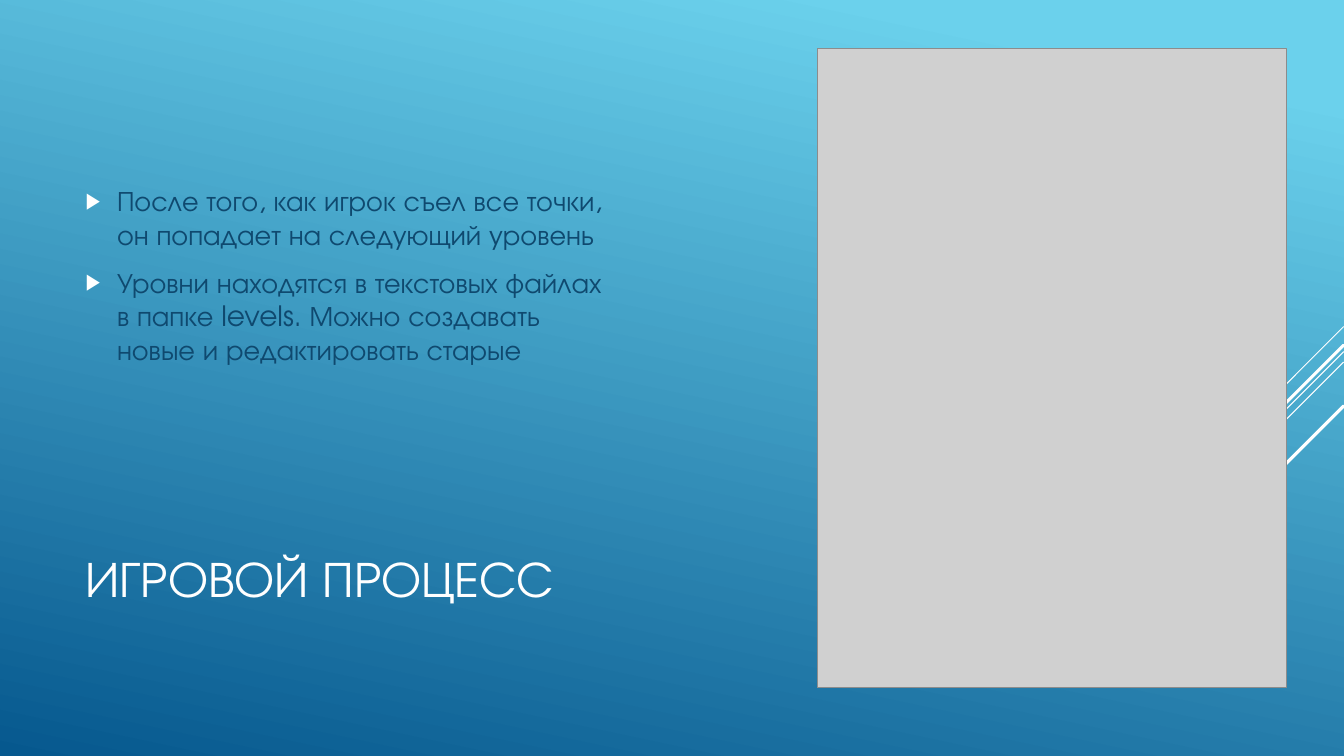
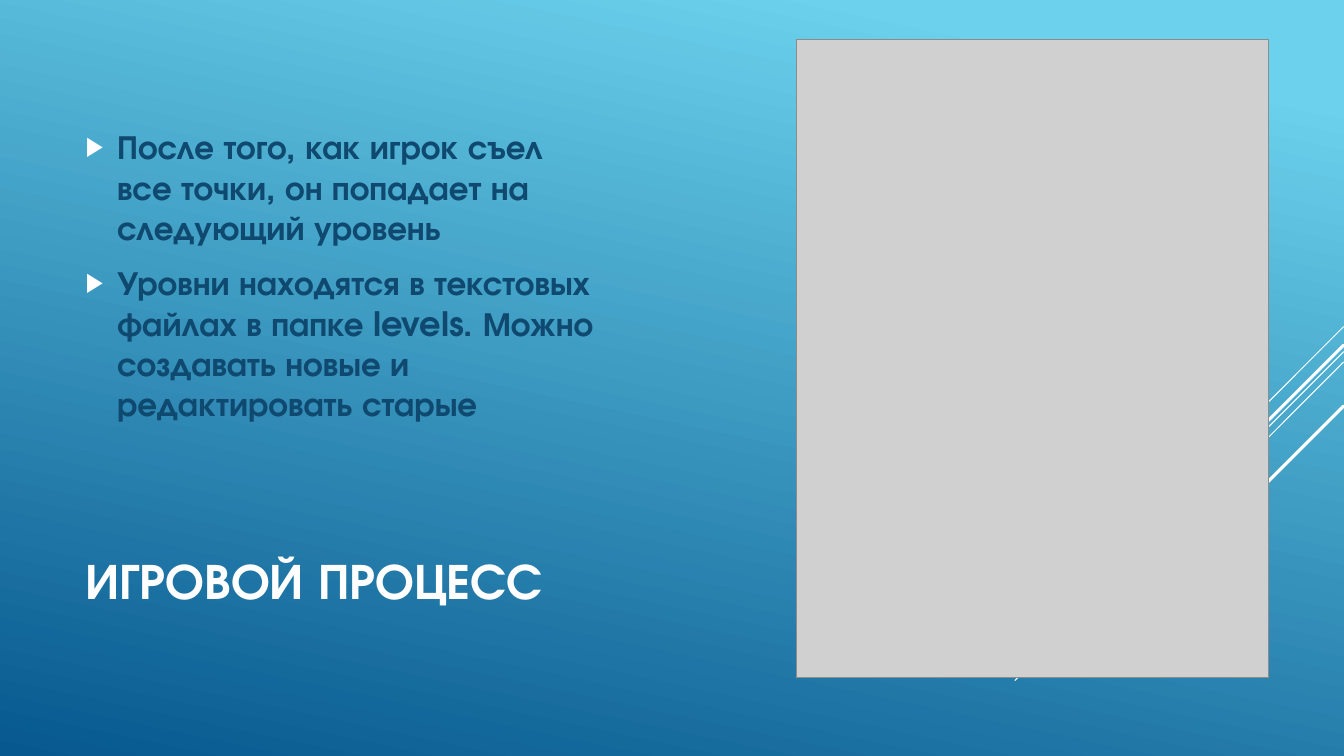
Before and after one commit to ivan-ryaz/PackMan2, a slide deck: slide 6 of Защита/Презентация.pptx. Drawn at 1344x756 pixels with LibreOffice and Linux fonts; fonts in the diff are those of the drawing; grey boxes stand for pictures. Boxes give left, top, right and bottom in pixels: in the first picture for what was removed or moved away, otherwise in the second. Text is boxed around its words. In the diff, an @@ line names an element or a change of style, - is before the commit and + after.

```diff
--- a/Защита/Презентация.pptx
+++ b/Защита/Презентация.pptx
@@ picture: place and size @@
-picture at (818,48,1288,688)
+picture at (797,39,1269,678)
@@ text "После того, как игрок съел ..." at (117,136,594,422): size 20 to 24 pt, bold on @@
@@ title "ИГРОВОЙ ПРОЦЕСС" at (86,556,542,606): bold on @@
```
Also in this commit, not shown: 3 other slides changed, 2 slides added, 1 slide removed, 1 other file.
